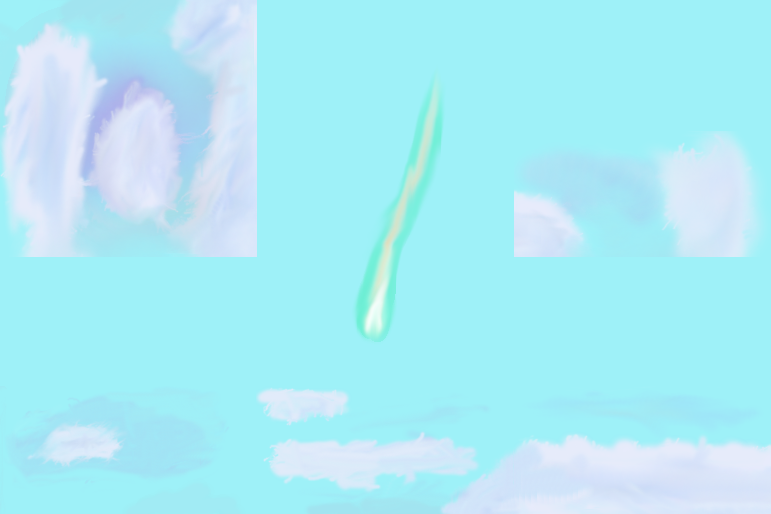
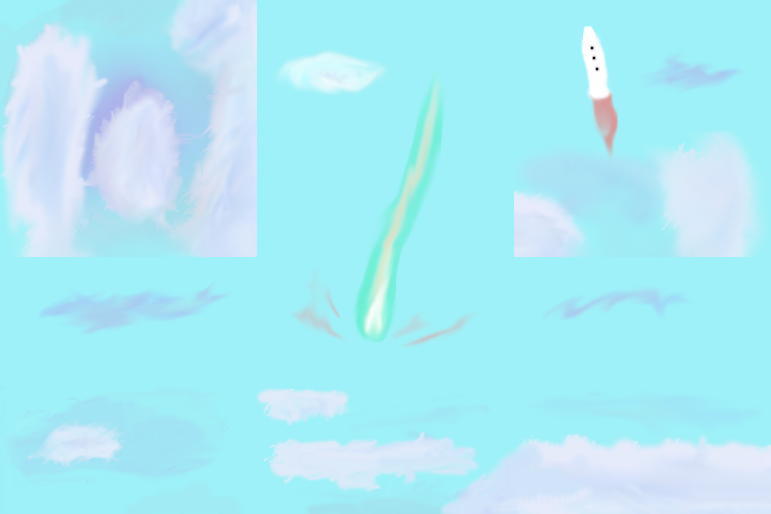
The second 771px x 514px image is a revision of the first. Changes to its layers:
painted on "Layer #1" over (38, 26, 745, 348)
